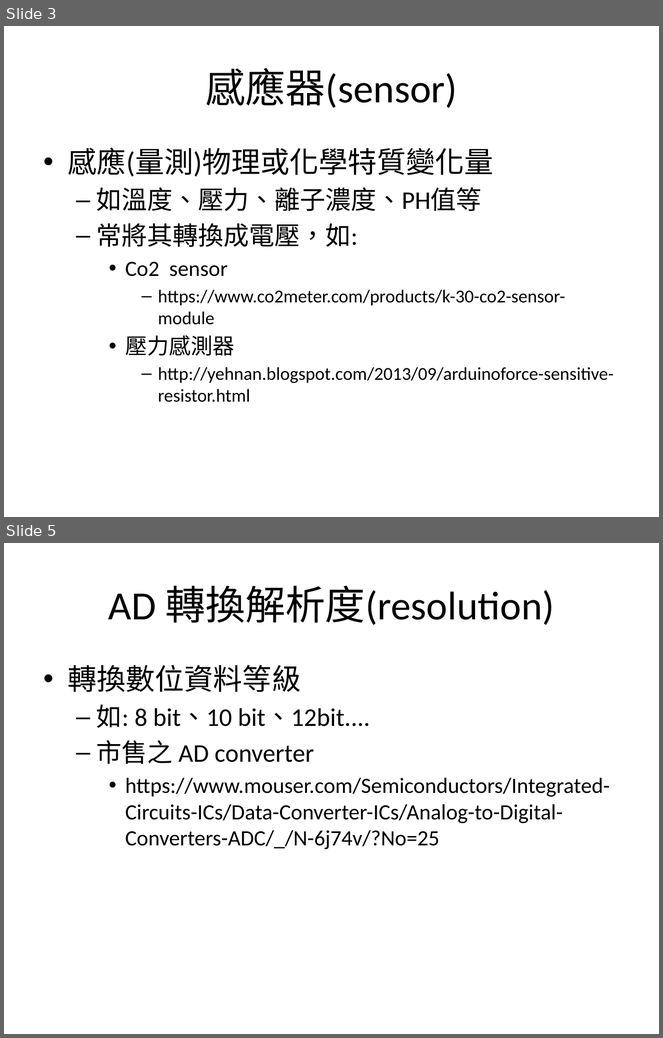
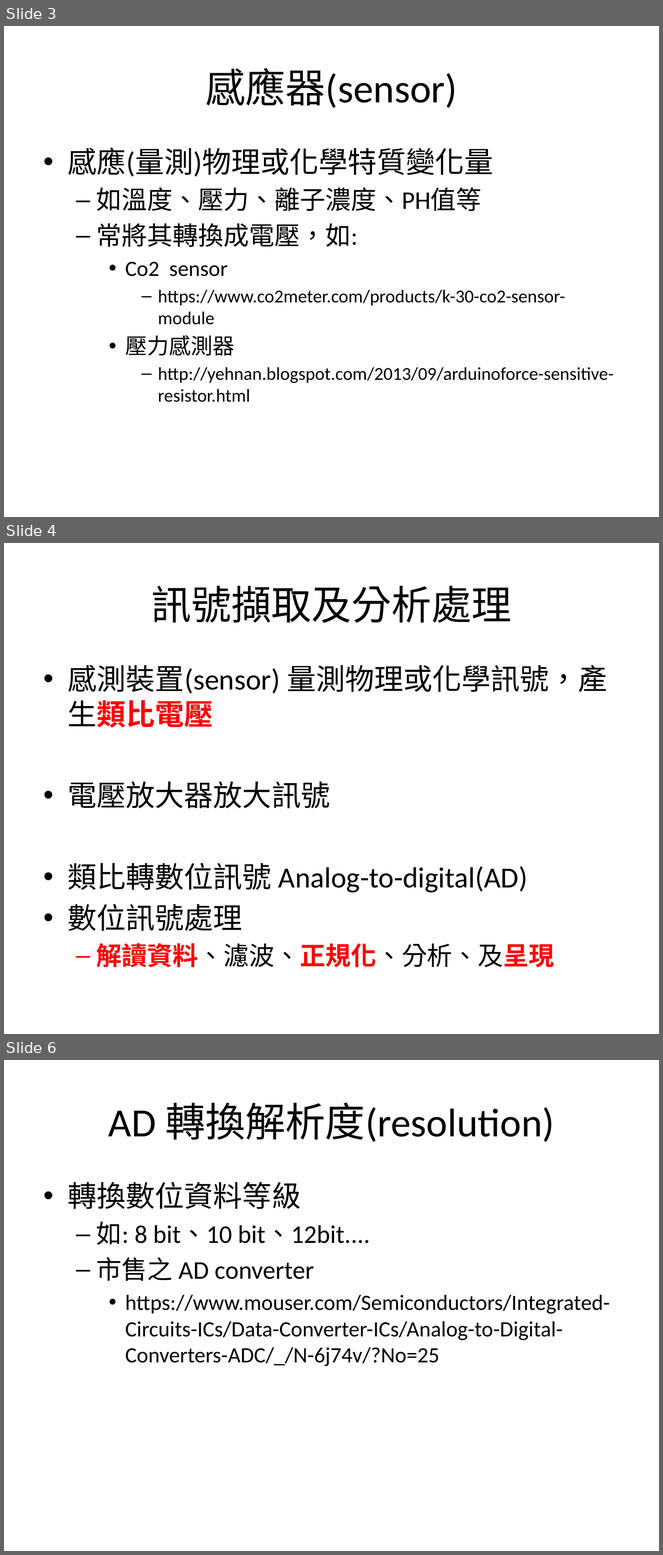
Before and after one commit to mos2718/MICexp, a slide deck: basicDataProcess/S2_AtoD.pptx. Shown one above the other, each under a label of ours: slides 3 and 5 before the commit, slides 3, 4 and 6 after it; the slides between them are not shown. The pictures are 663x1038 and 663x1555 pixels, drawn with LibreOffice and Linux fonts; fonts in the diff are those of the drawing. Boxes give left, top, right and bottom in pixels: in the first picture for what was removed or moved away, otherwise in the second. Text is boxed around its words. In the diff, an @@ line names an element or a change of style, - is before the commit and + after.

```diff
--- a/basicDataProcess/S2_AtoD.pptx
+++ b/basicDataProcess/S2_AtoD.pptx
@@ slide 4 added at [4, 543, 659, 1034], background #FFFFFF @@
@@ title added at [151, 586, 512, 623], 44 pt, text #000000 @@
+訊號擷取及分析處理
@@ text added at [68, 665, 607, 968], 32 pt, text #000000 @@
+• 感測裝置(sensor) 量測物理或化學訊號，產生類比電壓
+• 電壓放大器放大訊號
+• 類比轉數位訊號 Analog-to-digital(AD)
+• 數位訊號處理
+  – 解讀資料、濾波、正規化、分析、及呈現
@@ what was slide 5 is now slide 6 @@
```
Also in this commit, not shown: 2 slides changed, 4 other slides added, 2 other files.
